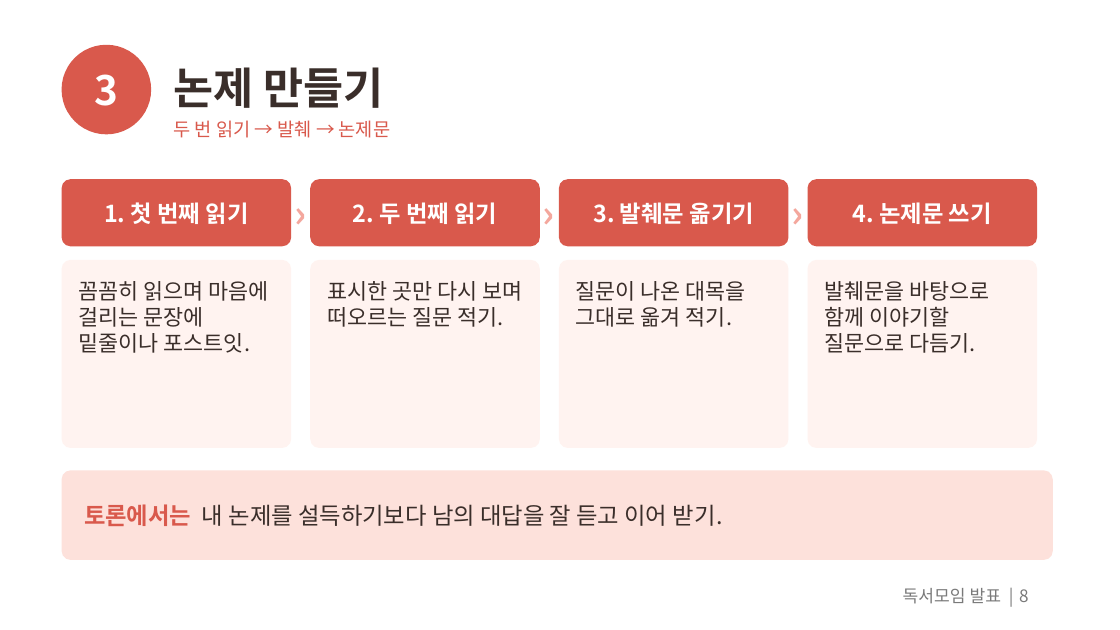
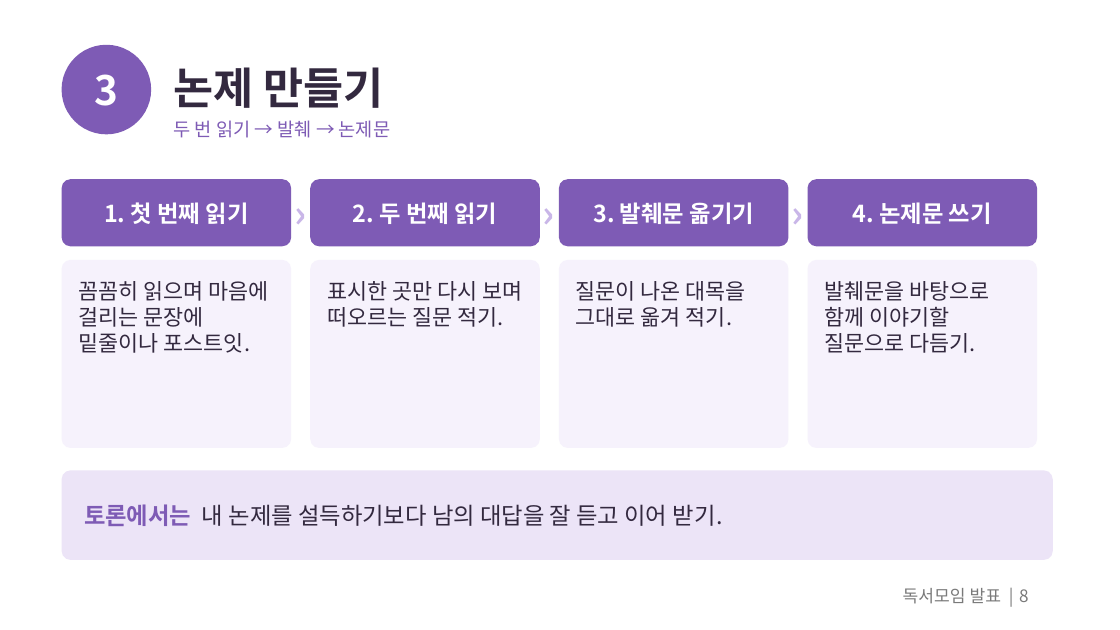
Before and after one commit to outis-books/bookclub, a slide deck: slide 8 of question-reading/question-reading.pptx. Drawn at 1120x630 pixels with LibreOffice and Linux fonts; fonts in the diff are those of the drawing. Boxes give left, top, right and bottom in pixels: in the first picture for what was removed or moved away, otherwise in the second. Text is boxed around its words. In the diff, an @@ line names an element or a change of style, - is before the commit and + after.

```diff
--- a/question-reading/question-reading.pptx
+++ b/question-reading/question-reading.pptx
@@ text "두 번 읽기 → 발췌 ..." at [174,120,390,138]: text colour #D9594C to #7E5BB5 @@
@@ fill #D9594C to #7E5BB5 in 5 elements at [62,45,151,134], [310,179,540,246], [559,179,788,246], [808,179,1037,246], [62,179,291,246] @@
@@ text colour #F4A79D to #C9B6E8 in 3 elements at [288,185,312,241], [536,185,561,241], [785,185,810,241] @@
@@ fill #FFF3F0 to #F6F2FC in 4 elements at [310,260,540,448], [559,260,788,448], [808,260,1037,448], [62,260,291,448] @@
@@ text colour #3A2E2A to #33293F in 5 elements at [174,67,383,108], [78,281,269,353], [327,281,522,327], [576,281,746,327], [824,281,989,353] @@
@@ rounded rectangle at [62,470,1053,560]: fill #FDE1DB to #ECE4F7 @@
@@ text "토론에서는 내 논제를 설득하기보다 남의 ..." at [84,504,723,526]: text colour #D9594C to #7E5BB5 in "토론에서는"; text colour #3A2E2A to #33293F in "내 논제를 설득하기보다 남의 대답을 잘 듣고 ..." @@
```
Also in this commit, not shown: 14 other slides changed, 17 other files.
